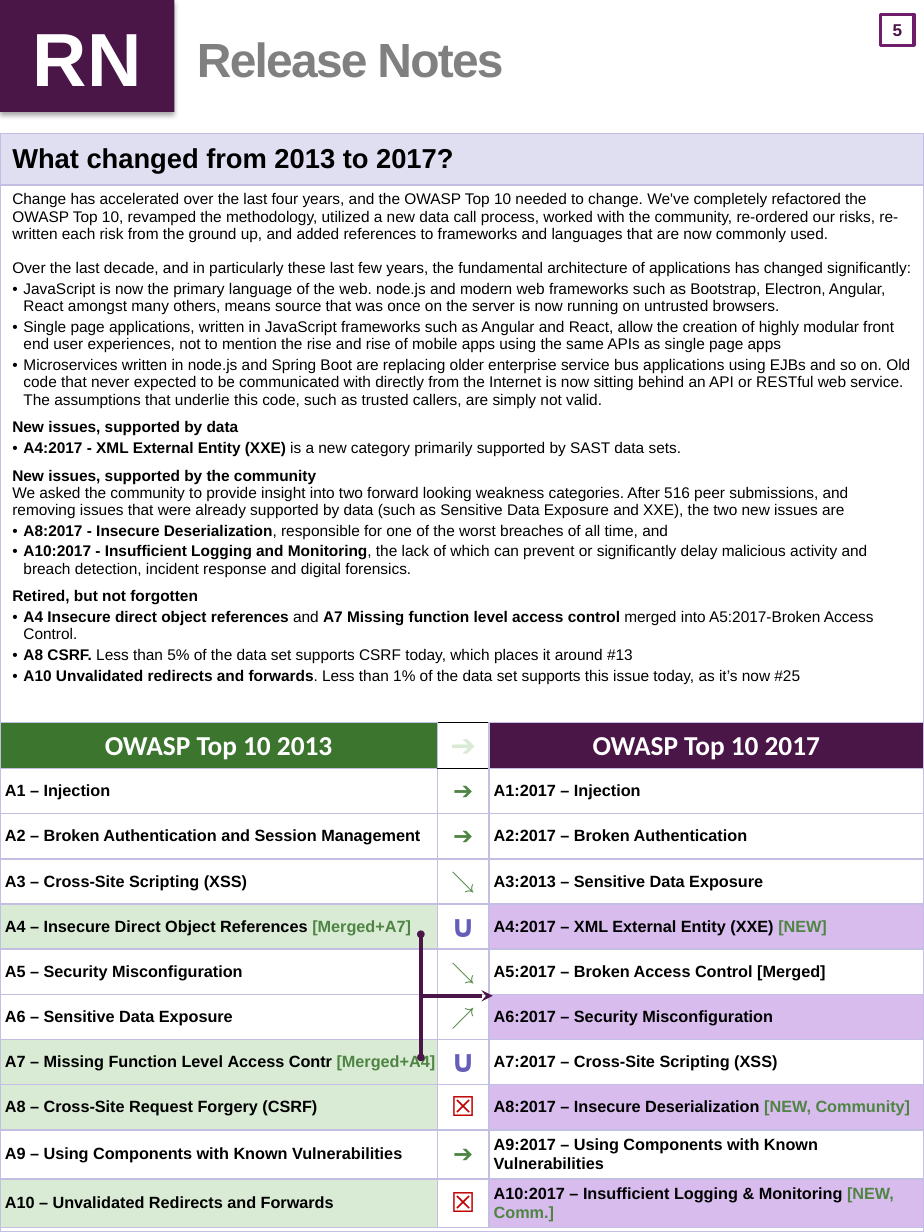
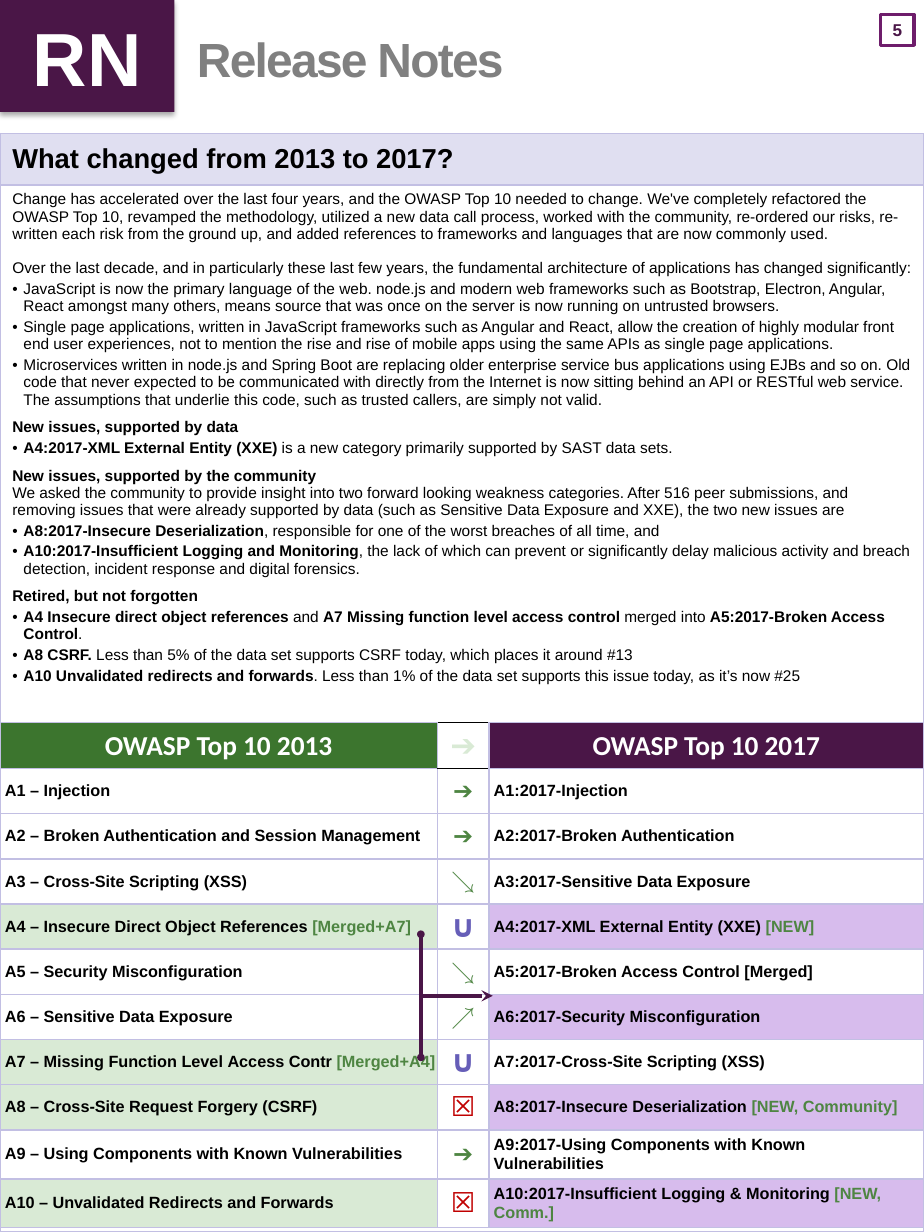
Before and after one commit to OWASP/Top10, a slide deck: slide 6 of 2017/OWASP Top 10 2017 GM (en).pptx. Drawn at 924x1232 pixels with LibreOffice and Linux fonts; fonts in the diff are those of the drawing. Boxes give left, top, right and bottom in pixels: in the first picture for what was removed or moved away, otherwise in the second. Text is boxed around its words. In the diff, an @@ line names an element or a change of style, - is before the commit and + after.

```diff
--- a/2017/OWASP Top 10 2017 GM (en).pptx
+++ b/2017/OWASP Top 10 2017 GM (en).pptx
@@ table at (0,133,924,1232) @@
-row 2, column 1: Change has accelerated over the last four years, and the OWASP Top 10 needed to change. We've completely refactored the OWASP Top 10, revamped the methodology, utilized a new data call process, worked with the community, re-ordered our risks, re-written each risk from the ground up, and added references to frameworks and languages that are now commonly used. / Over the last decade, and in particularly these last few years, the fundamental architecture of applications has changed significantly: / JavaScript is now the primary language of the web. node.js and modern web frameworks such as Bootstrap, Electron, Angular, React amongst many others, means source that was once on the server is now running on untrusted browsers. / Single page applications, written in JavaScript frameworks such as Angular and React, allow the creation of highly modular front end user experiences, not to mention the rise and rise of mobile apps using the same APIs as single page apps / Microservices written in node.js and Spring Boot are replacing older enterprise service bus applications using EJBs and so on. Old code that never expected to be communicated with directly from the Internet is now sitting behind an API or RESTful web service. The assumptions that underlie this code, such as trusted callers, are simply not valid. / New issues, supported by data / A4:2017 - XML External Entity (XXE) is a new category primarily supported by SAST data sets. / New issues, supported by the community / We asked the community to provide insight into two forward looking weakness categories. After 516 peer submissions, and removing issues that were already supported by data (such as Sensitive Data Exposure and XXE), the two new issues are / A8:2017 - Insecure Deserialization, responsible for one of the worst breaches of all time, and / A10:2017 - Insufficient Logging and Monitoring, the lack of which can prevent or significantly delay malicious activity and breach detection, incident response and digital forensics. / Retired, but not forgotten / A4 Insecure direct object references and A7 Missing function level access control merged into A5:2017-Broken Access Control. / A8 CSRF. Less than 5% of the data set supports CSRF today, which places it around #13 / A10 Unvalidated redirects and forwards. Less than 1% of the data set supports this issue today, as it’s now #25
+row 2, column 1: Change has accelerated over the last four years, and the OWASP Top 10 needed to change. We've completely refactored the OWASP Top 10, revamped the methodology, utilized a new data call process, worked with the community, re-ordered our risks, re-written each risk from the ground up, and added references to frameworks and languages that are now commonly used. / Over the last decade, and in particularly these last few years, the fundamental architecture of applications has changed significantly: / JavaScript is now the primary language of the web. node.js and modern web frameworks such as Bootstrap, Electron, Angular, React amongst many others, means source that was once on the server is now running on untrusted browsers. / Single page applications, written in JavaScript frameworks such as Angular and React, allow the creation of highly modular front end user experiences, not to mention the rise and rise of mobile apps using the same APIs as single page applications. / Microservices written in node.js and Spring Boot are replacing older enterprise service bus applications using EJBs and so on. Old code that never expected to be communicated with directly from the Internet is now sitting behind an API or RESTful web service. The assumptions that underlie this code, such as trusted callers, are simply not valid. / New issues, supported by data / A4:2017-XML External Entity (XXE) is a new category primarily supported by SAST data sets. / New issues, supported by the community / We asked the community to provide insight into two forward looking weakness categories. After 516 peer submissions, and removing issues that were already supported by data (such as Sensitive Data Exposure and XXE), the two new issues are / A8:2017-Insecure Deserialization, responsible for one of the worst breaches of all time, and / A10:2017-Insufficient Logging and Monitoring, the lack of which can prevent or significantly delay malicious activity and breach detection, incident response and digital forensics. / Retired, but not forgotten / A4 Insecure direct object references and A7 Missing function level access control merged into A5:2017-Broken Access Control. / A8 CSRF. Less than 5% of the data set supports CSRF today, which places it around #13 / A10 Unvalidated redirects and forwards. Less than 1% of the data set supports this issue today, as it’s now #25
@@ table at (0,723,924,1232) @@
-row 2, column 3: A1:2017 – Injection
+row 2, column 3: A1:2017-Injection
-row 3, column 3: A2:2017 – Broken Authentication
+row 3, column 3: A2:2017-Broken Authentication
-row 4, column 3: A3:2013 – Sensitive Data Exposure
+row 4, column 3: A3:2017-Sensitive Data Exposure
-row 5, column 3: A4:2017 – XML External Entity (XXE) [NEW]
+row 5, column 3: A4:2017-XML External Entity (XXE) [NEW]
-row 6, column 3: A5:2017 – Broken Access Control [Merged]
+row 6, column 3: A5:2017-Broken Access Control [Merged]
-row 7, column 3: A6:2017 – Security Misconfiguration
+row 7, column 3: A6:2017-Security Misconfiguration
-row 8, column 3: A7:2017 – Cross-Site Scripting (XSS)
+row 8, column 3: A7:2017-Cross-Site Scripting (XSS)
-row 9, column 3: A8:2017 – Insecure Deserialization [NEW, Community]
+row 9, column 3: A8:2017-Insecure Deserialization [NEW, Community]
-row 10, column 3: A9:2017 – Using Components with Known Vulnerabilities
+row 10, column 3: A9:2017-Using Components with Known Vulnerabilities
-row 11, column 3: A10:2017 – Insufficient Logging & Monitoring [NEW, Comm.]
+row 11, column 3: A10:2017-Insufficient Logging & Monitoring [NEW, Comm.]
```
Also in this commit, not shown: 16 other slides changed.
